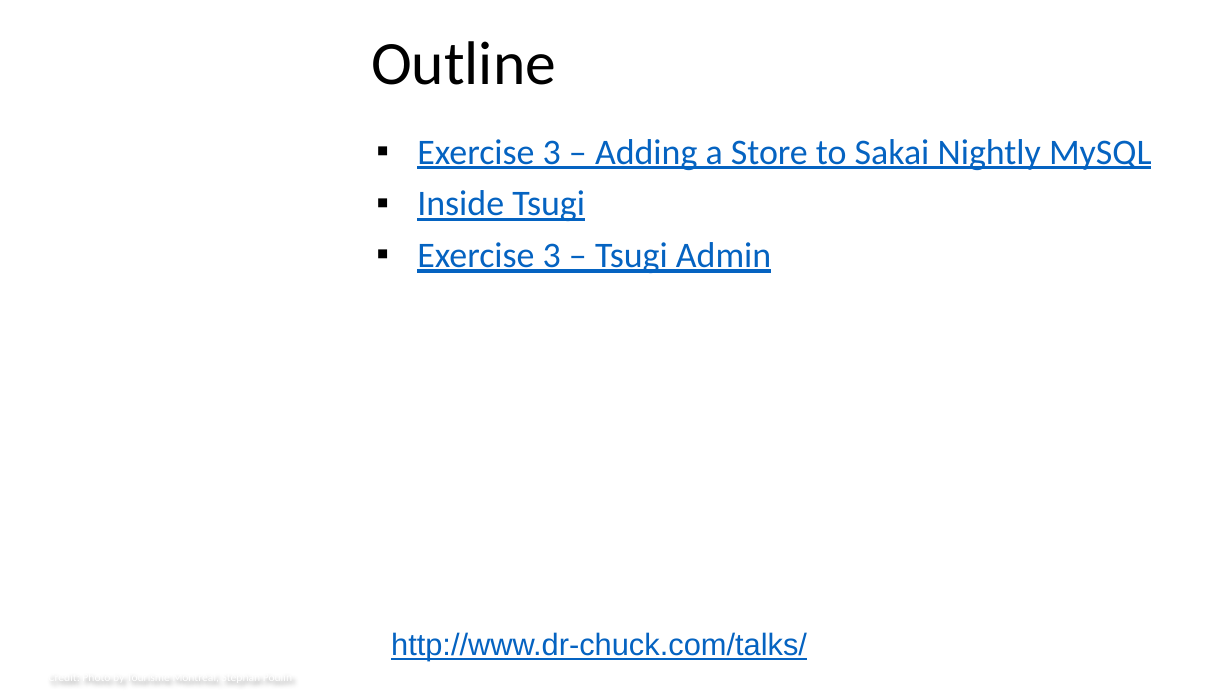
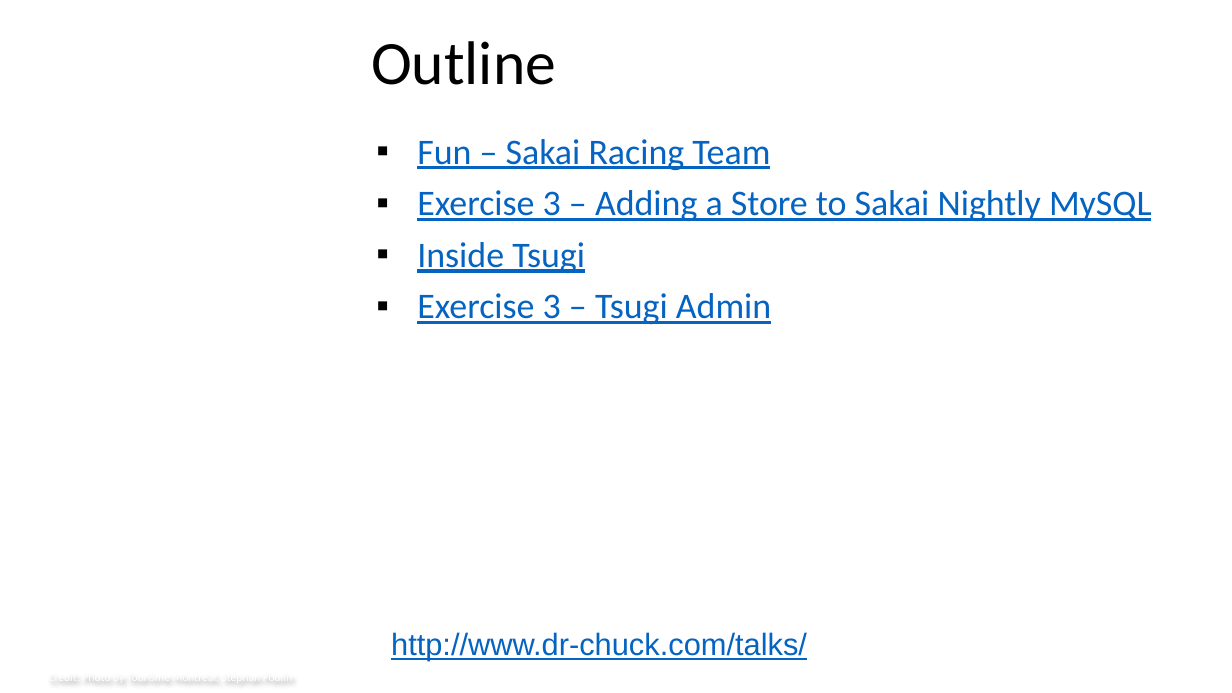
Before and after one commit to csev/talks, a slide deck: slide 4 of 2018/2018-06-Apereo-Workshop-Outline.pptx. Drawn at 1232x693 pixels with LibreOffice and Linux fonts; fonts in the diff are those of the drawing; background and template pictures are left out. Boxes give left, top, right and bottom in pixels: in the first picture for what was removed or moved away, otherwise in the second. Text is boxed around its words. In the diff, an @@ line names an element or a change of style, - is before the commit and + after.

```diff
--- a/2018/2018-06-Apereo-Workshop-Outline.pptx
+++ b/2018/2018-06-Apereo-Workshop-Outline.pptx
@@ text at <box>417,139,770,170</box>: paragraph added @@
+▪ Fun – Sakai Racing Team
```
Also in this commit, not shown: 2 other files.
